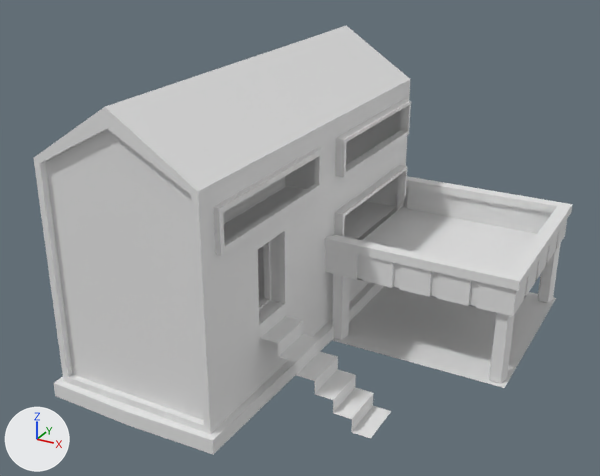
One commit to the Blender file Maison.blend: the scene before it, then after it.
Before and after are seen from a camera (50 mm lens) standing at (39.6, -16.2, 31.6) and looking at (13.8, 30.8, 8.0). Lighting does not change. The marker at lower left points along +X, +Y and +Z.

The older version as bpy lines, for what is in view:
```python
me_cube_002 = bpy.data.meshes.new('Cube.002')
me_cube_002.from_pydata(...)  # 420 vertices, 385 faces; spans x -6.6..20.0, y -15.6..15.6, z -1.0..19.5
me_cylinder = bpy.data.meshes.new('Cylinder')
me_cylinder.from_pydata(...)  # a 5-sided cylinder along z spanning x -0.62..0.62, y -0.53..0.65, z -1.0..4.51; a 5-sided cylinder along z spanning x -0.62..0.62, y 12.82..14.0, z -1.0..4.51; a 5-sided cylinder along z spanning x -12.79..-11.55, y -0.53..0.65, z -1.0..4.51; a 5-sided cylinder along z spanning x -12.79..-11.55, y 12.82..14.0, z -1.0..4.51
me_plane = bpy.data.meshes.new('Plane')
me_plane.from_pydata([(0.03, -1.64, -2.62), (0.03, 1.67, -2.62), (0.03, -1.64, -3.62), (0.03, 1.67, -3.62), (1.36, -1.64, -3.62), (1.36, 1.67, -3.62)], [], [(1, 0, 2, 3), (3, 2, 4, 5)])
ob_escalier = bpy.data.objects.new('Escalier', me_plane)
ob_escalier.location = (14.92, 24.97, 7.74)
_m = ob_escalier.modifiers.new('Array', 'ARRAY')
_m.count = 6
_m.constant_offset_displace = (0.0, 0.0, 0.0)
_m.relative_offset_displace = (1.0, 0.0, -1.0)
ob_maison = bpy.data.objects.new('Maison', me_cube_002)
ob_maison.location = (8.99, 32.47, 0.4)
ob_piliers = bpy.data.objects.new('Piliers', me_cylinder)
ob_piliers.location = (27.98, 33.35, 0.44)
```
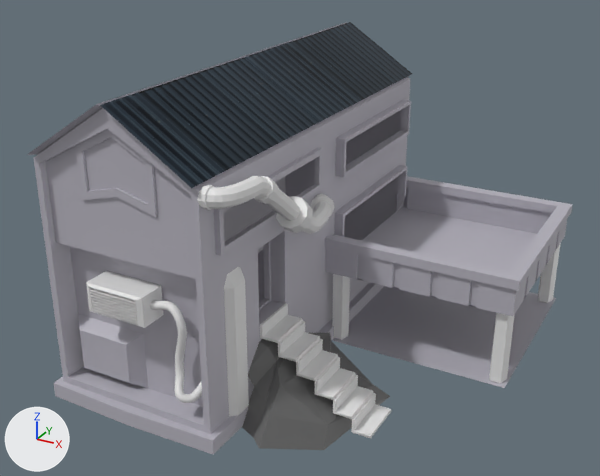
Commit message: maison modele

Location of each change, (x1, y1, x2, y2) in pixels of the pictures (600 x 476 px):
'Maison', reshaped: before (34, 26, 573, 454); after (27, 22, 573, 454)
'Cube.002', added: after (242, 333, 390, 450)
'BezierCurve', added: after (197, 176, 335, 234)
'Cube.003', added: after (224, 267, 249, 417)
'Cube', added: after (86, 271, 163, 328)
'BezierCurve.001', added: after (150, 301, 202, 403)
'Cube.001', added: after (89, 288, 138, 324)
part 1 of me_cube_002, built on: before (56, 186, 397, 420); after (27, 22, 412, 420)
part 2 of me_cube_002, recoloured: (34, 82, 573, 454) in both

Edits to the bpy script that builds the scene:
```text
Add img_metal_sheets_texture_jpg:
    img_metal_sheets_texture_jpg = load_image('metal-sheets-texture.jpg', 'Textures/metal-sheets-texture.jpg', 1920, 1200, 'sRGB')
Add mat_toit:
    mat_toit = bpy.data.materials.new('Toit')
    # colours: black #000000
    # uses the picture img_metal_sheets_texture_jpg
Add mat_mur:
    mat_mur = principled_material('Mur')
    mat_mur.base_color = (0.472, 0.456, 0.517)  # grey #b7b4be
Add mat_pierre:
    mat_pierre = principled_material('Pierre')
    mat_pierre.base_color = (0.142, 0.142, 0.142)  # dark grey #696969
Change me_cube_002:
    used by ob_maison; location = (8.99, 32.47, 0.4)
    remove me_cube_002.from_pydata(...)  # 420 vertices, 385 faces; spans x -6.6..20.0, y -15.6..15.6, z -1.0..19.5
    add me_cube_002.from_pydata(...)  # 598 vertices, 525 faces; spans x -6.6..20.0, y -15.6..15.6, z -1.0..19.8
    me_cube_002 part 1: 1 vertex removed from x 0.0, y -14.6, z 4.6; 179 vertices added at x -5.9..5.9, y -15.5..15.5, z 0.5..19.8
    me_cube_002 part 2: 362 faces spanning x -6.6..20.0, y -15.6..15.6, z -1.0..18.3 switch from no material to mat_mur (grey #b7b4be)
    add me_cube_002.materials.append(mat_toit)
Add me_cube_005:
    me_cube_005.from_pydata(...)  # 18 vertices, 14 faces; spans x -0.41..0.41, y -1.0..1.0, z 0.01..10.2
Add me_cube_004:
    me_cube_004.from_pydata(...)  # 36 vertices, 34 faces; spans x -5.3..5.39, y -6.44..7.55, z -3.2..3.96
    me_cube_004.materials.append(mat_pierre)  # dark grey #696969
Add me_cube_001:
    me_cube_001.from_pydata(...)  # a box spanning x 0.03..3.58, y -0.1..0.49, z -0.03..0.03
Add me_beziercurve_001:
    me_beziercurve_001.from_pydata(...)  # 686 vertices, 672 faces; spans x -0.33..3.28, y -0.96..1.31, z -5.77..0.5
    me_beziercurve_001.polygons.foreach_set('use_smooth', [True] * 672)
Add me_cube:
    me_cube.from_pydata(...)  # 16 vertices, 14 faces; spans x -1.0..1.0, y -1.0..1.0, z -1.0..1.0
Add me_beziercurve:
    me_beziercurve.from_pydata(...)  # 450 vertices, 440 faces; spans x -0.19..2.39, y -0.78..13.71, z -5.81..0.74
Add ob_cube_003:
    ob_cube_003 = bpy.data.objects.new('Cube.003', me_cube_005)
    ob_cube_003.location = (14.96, 20.5, 0.43)
Add ob_cube_002:
    ob_cube_002 = bpy.data.objects.new('Cube.002', me_cube_004)
    ob_cube_002.location = (17.44, 24.09, 0.97)
    ob_cube_002.scale = (0.804, 0.804, 0.804)
Add ob_cube_001:
    ob_cube_001 = bpy.data.objects.new('Cube.001', me_cube_001)
    ob_cube_001.location = (6.77, 17.1, 8.4)
    _m = ob_cube_001.modifiers.new('Array', 'ARRAY')
    _m.count = 8
    _m.constant_offset_displace = (0.0, 0.0, 0.0)
    _m.relative_offset_displace = (0.0, 0.0, -3.3)
Add ob_beziercurve_001:
    ob_beziercurve_001 = bpy.data.objects.new('BezierCurve.001', me_beziercurve_001)
    ob_beziercurve_001.location = (10.71, 18.11, 7.85)
Add ob_cube:
    ob_cube = bpy.data.objects.new('Cube', me_cube)
    ob_cube.location = (8.56, 18.02, 7.78)
    ob_cube.scale = (2.14, 1.0, 1.0)
Add ob_beziercurve:
    ob_beziercurve = bpy.data.objects.new('BezierCurve', me_beziercurve)
    ob_beziercurve.location = (14.92, 18.17, 15.51)
```
